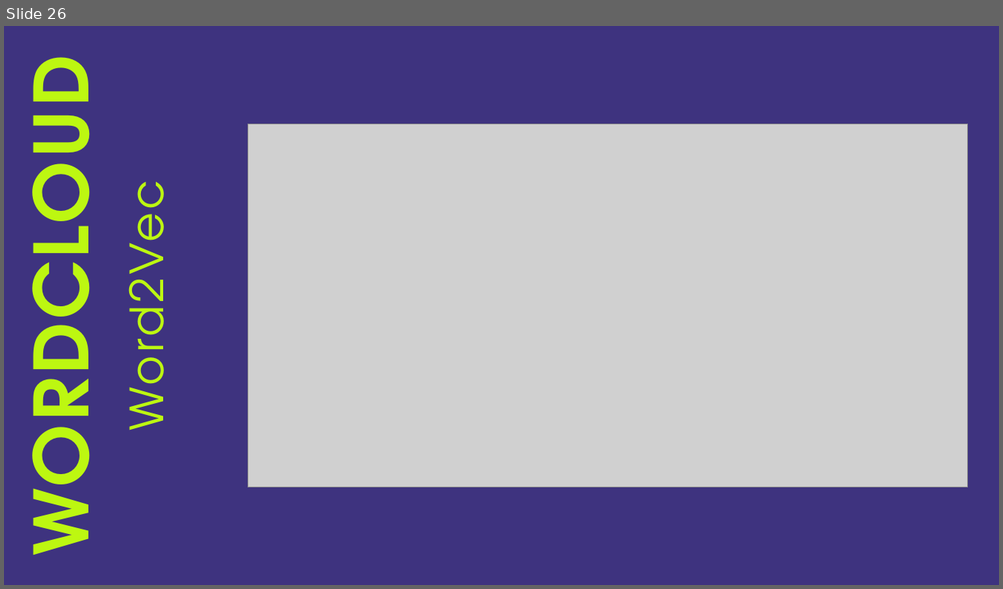
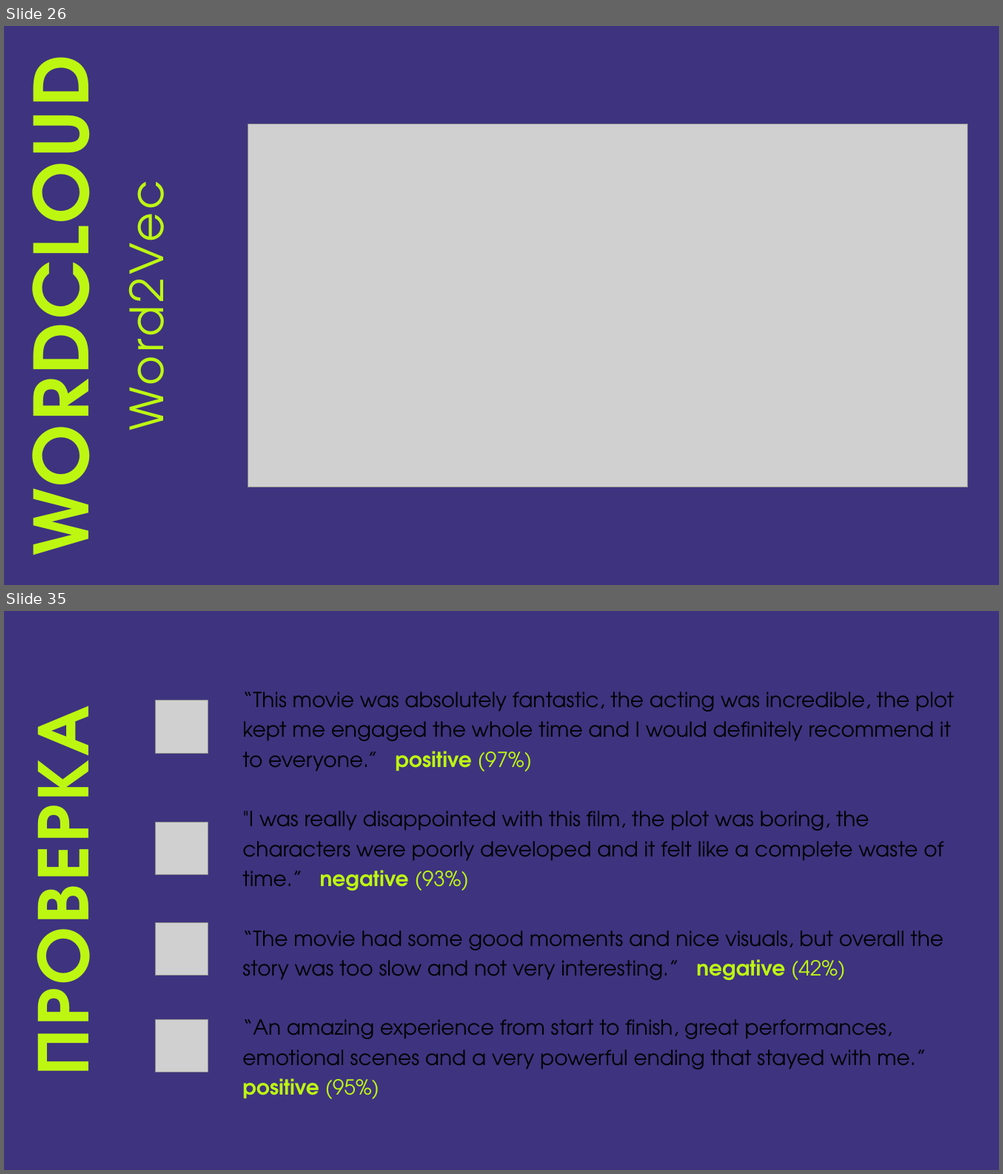
Before and after one commit to arinakatysheva/HW_1_2025-Katysheva_Arina, a slide deck: HW2.pptx. Shown one above the other, each under a label of ours: slide 26 before the commit, slides 26 and 35 after it; the slides between them are not shown. The pictures are 1003x589 and 1003x1174 pixels, drawn with LibreOffice and Linux fonts; fonts in the diff are those of the drawing; grey boxes stand for pictures. Boxes give left, top, right and bottom in pixels: in the first picture for what was removed or moved away, otherwise in the second. Text is boxed around its words. In the diff, an @@ line names an element or a change of style, - is before the commit and + after.

```diff
--- a/HW2.pptx
+++ b/HW2.pptx
@@ slide 35 added at <box>4,611,999,1170</box>, background gradient #3E337F @@
@@ text added at <box>242,692,953,1099</box>, 20 pt, text #000000 @@
+“This movie was absolutely fantastic, the acting was incredible, the plot kept me engaged the whole time and I would definitely recommend it to everyone.” positive (97%)
+"I was really disappointed with this film, the plot was boring, the characters were poorly developed and it felt like a complete waste of time.” negative (93%)
+“The movie had some good moments and nice visuals, but overall the story was too slow and not very interesting.” negative (42%)
+“An amazing experience from start to finish, great performances, emotional scenes and a very powerful ending that stayed with me.” positive (95%)
@@ picture added at <box>155,701,208,754</box> @@
@@ title added at <box>8,743,109,1064</box>, 72 pt, text #BDF711, bold @@
+ПРОВЕРКА
@@ picture added at <box>155,822,208,875</box> @@
@@ picture added at <box>155,923,208,976</box> @@
@@ picture added at <box>155,1020,208,1073</box> @@
```
Also in this commit, not shown: 1 slide changed, 6 other slides added, 1 slide removed.
